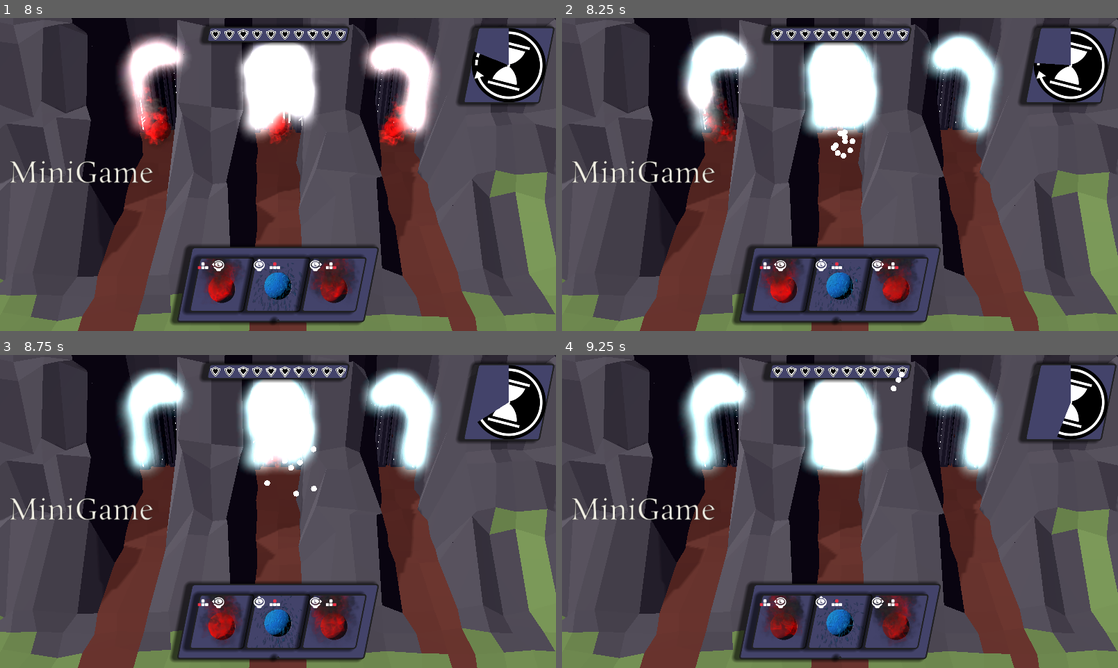
Above: before the commit, frames 1-4 (two rows, left to right).
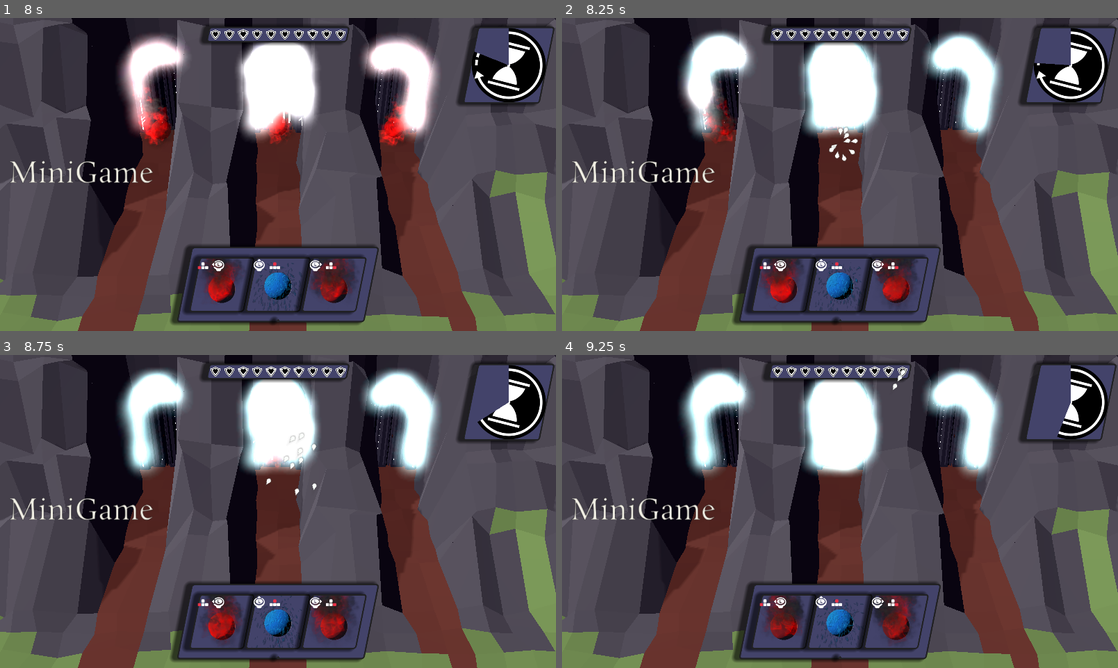
Above: after the commit, the same moments.

Repository: emmdie/3m5Jam2024_1
Game: Godot game, scene res://Scenes/game.tscn
The game is run twice, just before and just after one commit, with the same random seed, the same clock (stepped at 60 frames per second) and the same inputs.
Inputs (mouse positions are in pixels of both pictures, inside the frame that each line leads up to):
- Up to frame 1 (8 s): move the mouse to (400, 158) at 0.52 s; hold D (minigame_Right) 0.53-1.28 s; hold J (select_0) 0.53-1.28 s; move the mouse to (166, 190) at 1.27 s; hold S (minigame_Down) 1.28-2.03 s; tap one key every 1.5 s from 1.35 s: K (select_1) Left (summon_lane_0) Right (summon_lane_2) K (select_1) Left (summon_lane_0); move the mouse to (333, 105) at 2.02 s; hold D (minigame_Right) 2.03-2.78 s; hold L (select_2) 2.03-2.78 s; move the mouse to (250, 237) at 2.77 s; hold W (minigame_Up) 2.78-3.53 s; move the mouse to (444, 221) at 3.52 s; hold Up (summon_lane_1) 3.53-4.28 s; hold A (minigame_Left) 3.53-5.03 s; move the mouse to (111, 127) at 4.27 s; move the mouse to (305, 174) at 5.02 s; hold S (minigame_Down) 5.03-5.78 s; hold J (select_0) 5.03-5.78 s; move the mouse to (194, 96) at 5.77 s; hold D (minigame_Right) 5.78-6.53 s; move the mouse to (400, 158) at 6.52 s; hold W (minigame_Up) 6.53-7.28 s; hold L (select_2) 6.53-7.28 s; move the mouse to (166, 190) at 7.27 s; hold D (minigame_Right) from 7.28 s (still down)
- Up to frame 2 (8.25 s): move the mouse to (895, 105) at 8.02 s; release D (minigame_Right) at 8.03 s; hold S (minigame_Down) from 8.03 s (still down); hold Up (summon_lane_1) from 8.03 s (still down)
- Up to frame 3 (8.75 s): keep holding S (minigame_Down); keep holding Up (summon_lane_1)
- Up to frame 4 (9.25 s): move the mouse to (812, 574) at 8.77 s; release S (minigame_Down) at 8.78 s; release Up (summon_lane_1) at 8.78 s; hold A (minigame_Left) from 8.78 s (still down); tap Right (summon_lane_2) at 8.85 s

Frame 1 is identical in both runs. In frame 2, 0.2% of the frame differs, in the area x 48-54%, y 34-46%; in frame 3, 0.1%; in frame 4, less than 0.1%.

Commit message:
Particle textures

Diff:
--- a/Scenes/particle_overlay.gd
+++ b/Scenes/particle_overlay.gd
@@ -14,10 +14,13 @@
 		to = p_to
 		from = p_from
 		multimesh = MultiMesh.new()
+		var quad := QuadMesh.new()
+		quad.size = Vector2(50, 50)
 		var sphere := SphereMesh.new()
 		sphere.radius = 10
 		sphere.height = 20
-		multimesh.mesh = sphere
+		multimesh.mesh = quad
+		texture = preload("res://Assets/Textures/particles/muzzle_02.png")
 		multimesh.use_colors = true
 		multimesh.use_custom_data = true
 		multimesh.instance_count = 10
@@ -47,7 +50,8 @@
 				multimesh.set_instance_custom_data(i, data)
 			progress = ease(progress, 1.7)
 			var pos = curves[i].sample(0, progress)
-			multimesh.set_instance_transform_2d(i, Transform2D(0, pos))
+			var rot = pos - multimesh.get_instance_transform_2d(i).get_origin()
+			multimesh.set_instance_transform_2d(i, Transform2D(rot.angle() + PI/2, pos))
 
 		if c >= multimesh.instance_count:
 			finished.emit()
